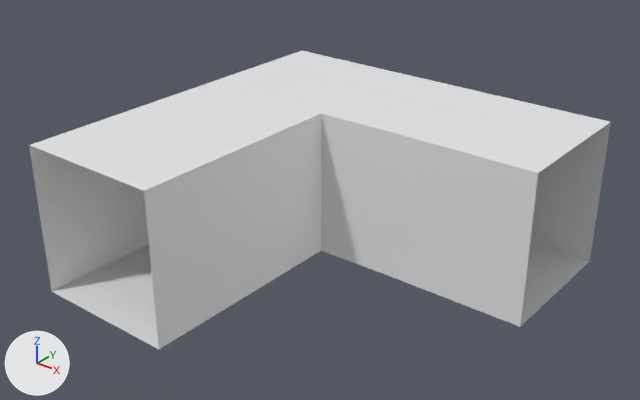
Two versions of the Blender file Assets/Models/Hallway002.blend, one commit apart.
Camera for both pictures: a 50 mm camera at (6.64, -7.96, 4.95) aimed at (0.36, -0.11, 0.08). The axes (+X, +Y, +Z) are drawn at lower left. The lights are the same throughout. The first picture is the older version.
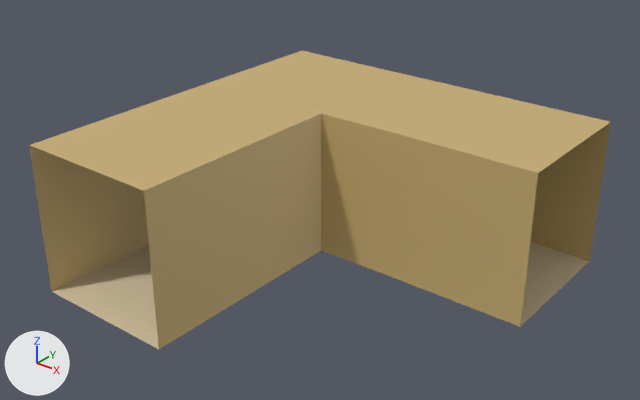
What the commit changed:
Material 'Material' (mat_material) changes colour from white #e7e7e7 to brown #c9ae74; in linear values from (0.8, 0.8, 0.8) to (0.584, 0.423, 0.175).
Material 'Material.001' (mat_material_001) is new.
Its base color is (0.738, 0.617, 0.413) (beige #dfceac).
me_cube has 50 vertices, 40 faces and spans x -2.03..2.98, y -2.57..2.42, z -1.0..1.0.
me_cube is used by ob_cube; location (0.0, 0.0, 0.0).
me_cube part 1: all 12 faces centred in x -1.69..2.0, y -1.57..2.17, z -1.0 switch from mat_material (white #e7e7e7) to mat_material_001 (beige #dfceac).

What differs and where, as boxes [x1, y1, x2, y2] in the pictures (640 x 400 px):
'Cube', recoloured (white to brown): [29, 51, 611, 349] in both
part 1 of me_cube, recoloured: [52, 242, 590, 349] in both
